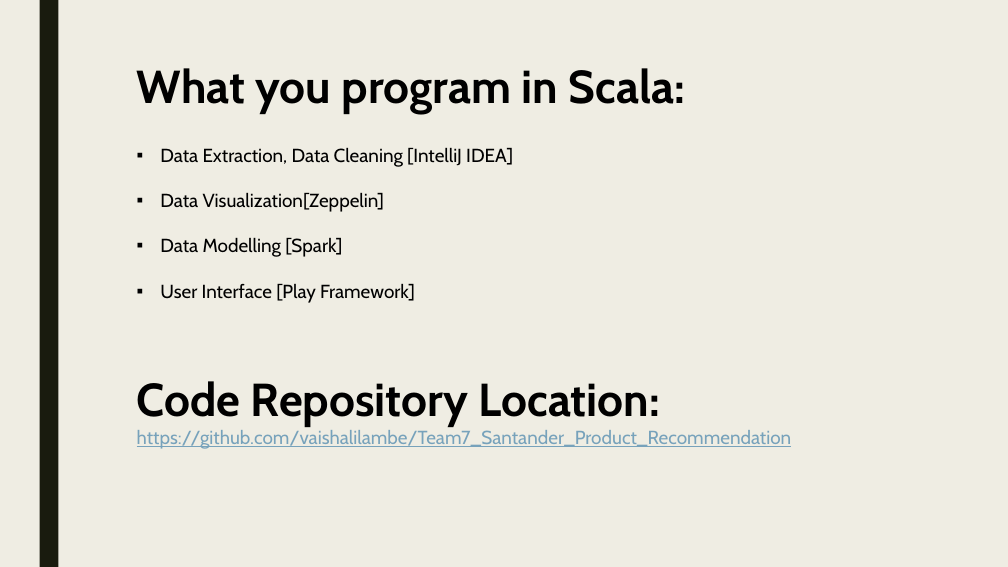
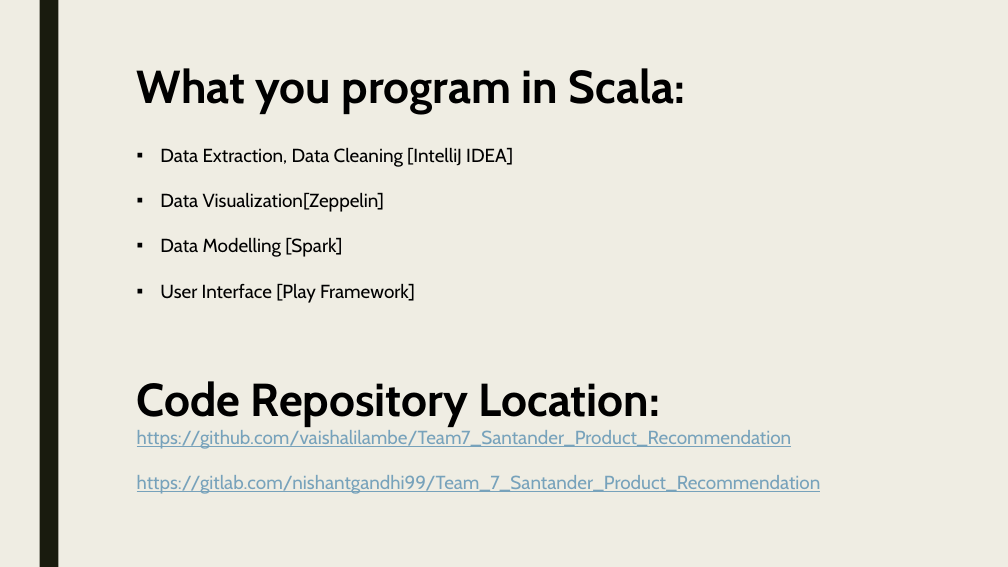
Before and after one commit to vaishalilambe/Team7_Santander_Product_Recommendation, a slide deck: slide 6 of Project_Presentation.pptx. Drawn at 1008x567 pixels with LibreOffice and Linux fonts; fonts in the diff are those of the drawing. Boxes give left, top, right and bottom in pixels: in the first picture for what was removed or moved away, otherwise in the second. Text is boxed around its words. In the diff, an @@ line names an element or a change of style, - is before the commit and + after.

```diff
--- a/Project_Presentation.pptx
+++ b/Project_Presentation.pptx
@@ text at [137, 475, 821, 494]: paragraph added @@
+https://gitlab.com/nishantgandhi99/Team_7_Santander_Product_Recommendation
```
Also in this commit, not shown: 5 other slides changed, 1 slide removed.
